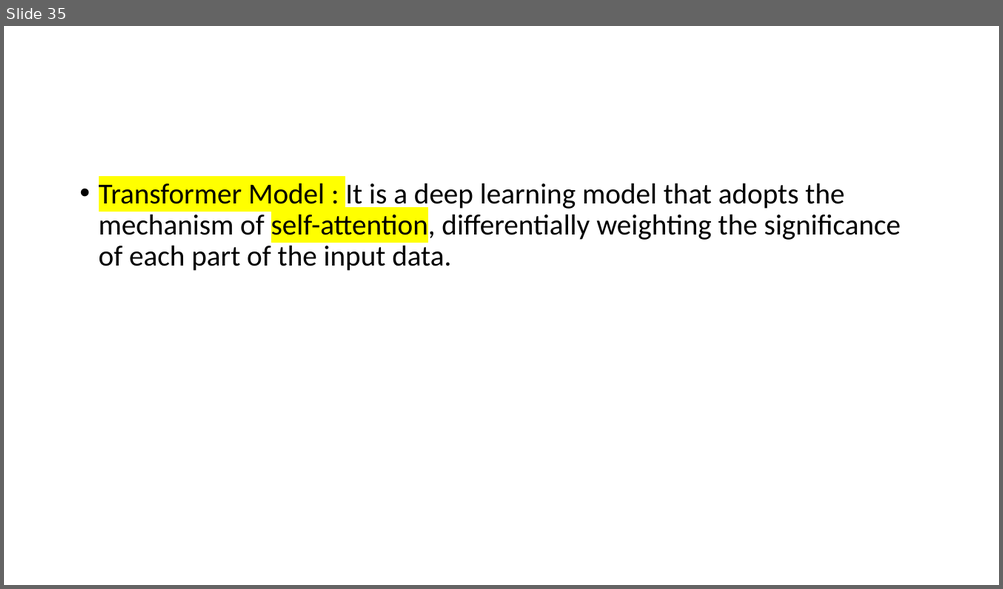
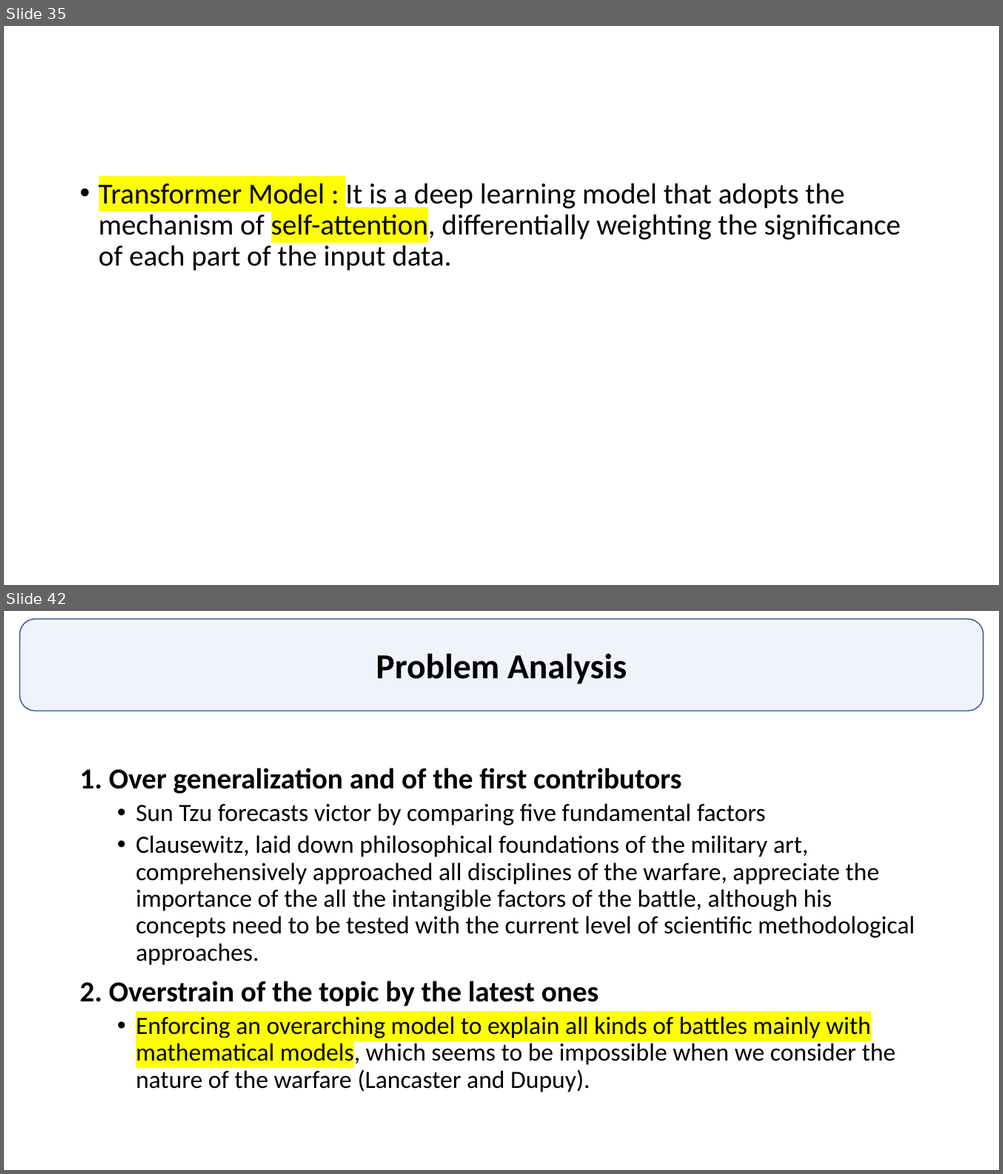
Before and after one commit to GurkanGitHub/PhD, a slide deck: PhD Discussion.pptx. Shown one above the other, each under a label of ours: slide 35 before the commit, slides 35 and 42 after it; the slides between them are not shown. The pictures are 1003x589 and 1003x1174 pixels, drawn with LibreOffice and Linux fonts; fonts in the diff are those of the drawing. Boxes give left, top, right and bottom in pixels: in the first picture for what was removed or moved away, otherwise in the second. Text is boxed around its words. In the diff, an @@ line names an element or a change of style, - is before the commit and + after.

```diff
--- a/PhD Discussion.pptx
+++ b/PhD Discussion.pptx
@@ slide 42 added at bbox=[4, 611, 999, 1170], background #FFFFFF @@
@@ rounded rectangle added at bbox=[20, 619, 983, 711], fill #4472C4 at 8% opacity, outline #325491 1 pt, 34 pt, text #000000, bold @@
+Problem Analysis
@@ text added at bbox=[79, 768, 914, 1093], 24 pt, text #000000 @@
+1. Over generalization and of the first contributors
+  • Sun Tzu forecasts victor by comparing five fundamental factors
+  • Clausewitz, laid down philosophical foundations of the military art, comprehensively approached all disciplines of the warfare, appreciate the importance of the all the intangible factors of the battle, although his concepts need to be tested with the current level of scientific methodological approaches.
+2. Overstrain of the topic by the latest ones
+  • Enforcing an overarching model to explain all kinds of battles mainly with mathematical models, which seems to be impossible when we consider the nature of the warfare (Lancaster and Dupuy).
```
Also in this commit, not shown: 15 other slides added, 2 other files.
